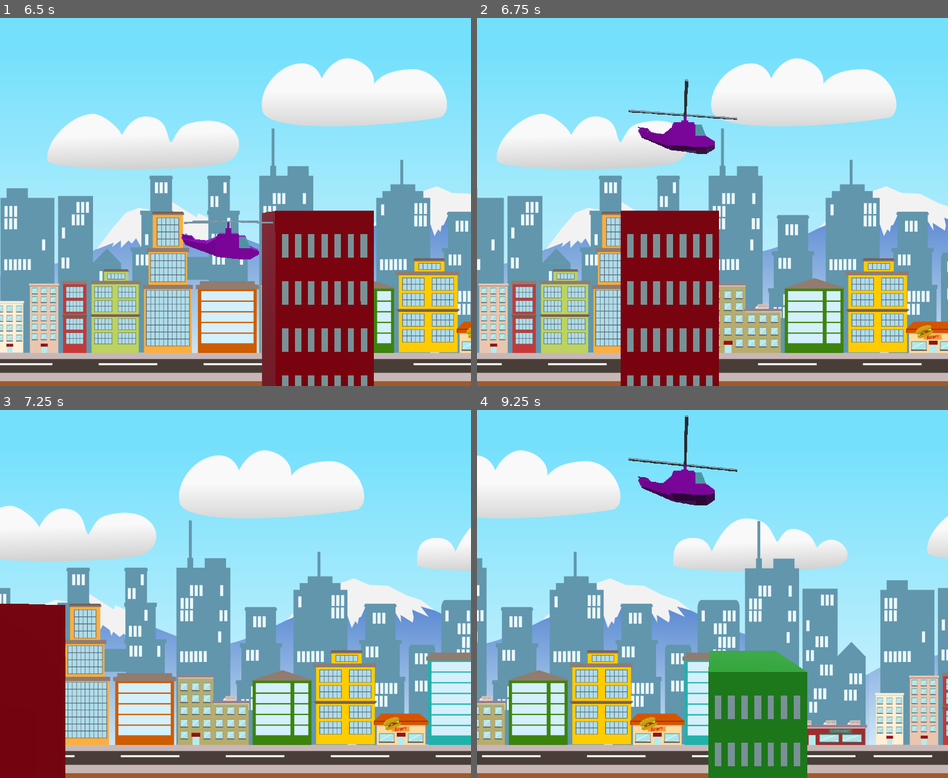
Above: before the commit, frames 1-4 (two rows, left to right).
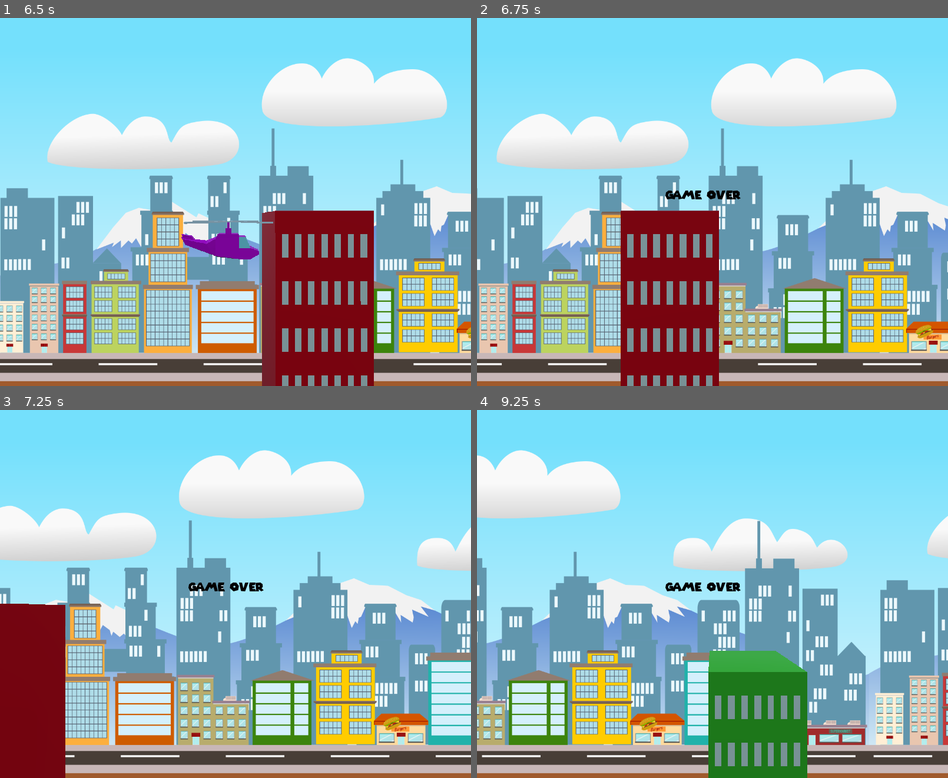
Above: after the commit, the same moments.

Repository: yeoji/games50-godot
Game: Godot game, scene res://Background/Background.tscn
Two runs of this game, one before a commit and one after it. Both use one fixed random seed, a clock stepped at 60 frames per second and the inputs below.
Inputs:
- Up to frame 1 (6.5 s): hold Up (ui_up) 0.53-1.28 s; hold Down (ui_down) 1.28-2.03 s; hold Up (ui_up) 2.03-3.53 s; hold Down (ui_down) 3.53-5.78 s; hold Up (ui_up) from 5.78 s (still down)
- Up to frame 2 (6.75 s): keep holding Up (ui_up)
- Up to frame 3 (7.25 s): keep holding Up (ui_up)
- Up to frame 4 (9.25 s): release Up (ui_up) at 8.03 s; hold Down (ui_down) from 8.03 s (still down)

Frame 1 is identical in both runs. In frame 2, 1.4% of the frame differs, in the area x 32-56%, y 16-50%; in frame 3, 0.3%; in frame 4, 1.5%, in the area x 32-56%, y 1-50%.

Commit message:
Detect collisions with skyscraper

Diff:
--- /dev/null
+++ b/Helicopter 3D/Assets/Fonts/SuperMario256.tres
@@ -0,0 +1,7 @@
+[gd_resource type="DynamicFont" load_steps=2 format=2]
+
+[ext_resource path="res://Assets/Fonts/SuperMario256.ttf" type="DynamicFontData" id=1]
+
+[resource]
+size = 32
+font_data = ExtResource( 1 )
--- a/Helicopter 3D/Game/Game.tscn
+++ b/Helicopter 3D/Game/Game.tscn
@@ -1,7 +1,8 @@
-[gd_scene load_steps=3 format=2]
+[gd_scene load_steps=4 format=2]
 
 [ext_resource path="res://Game/Helicopter.tscn" type="PackedScene" id=1]
 [ext_resource path="res://Game/Scripts/ObjectPool.gd" type="Script" id=2]
+[ext_resource path="res://Assets/Fonts/SuperMario256.tres" type="DynamicFont" id=3]
 
 [node name="Game" type="Spatial"]
 
@@ -18,3 +19,18 @@
 paths = [ "res://Game/GreenSkyscraper.tscn", "res://Game/YellowSkyscraper.tscn", "res://Game/RedSkyscraper.tscn" ]
 min_y = -10.0
 max_y = -5.0
+
+[node name="GameOver" type="RichTextLabel" parent="."]
+visible = false
+margin_left = 511.812
+margin_top = 469.265
+margin_right = 724.812
+margin_bottom = 514.265
+custom_fonts/normal_font = ExtResource( 3 )
+custom_colors/default_color = Color( 0, 0, 0, 1 )
+text = "GAME OVER"
+fit_content_height = true
+scroll_active = false
+__meta__ = {
+"_edit_use_anchors_": false
+}
--- a/Helicopter 3D/Game/GreenSkyscraper.tscn
+++ b/Helicopter 3D/Game/GreenSkyscraper.tscn
@@ -45,9 +45,9 @@
 }
 
 [sub_resource type="BoxShape" id=2]
-extents = Vector3( 1.83992, 7.14573, 2.16946 )
+extents = Vector3( 1.9436, 7.14573, 2.16946 )
 
-[node name="Skyscraper" type="StaticBody"]
+[node name="Skyscraper" type="Area"]
 script = ExtResource( 4 )
 
 [node name="Green" type="MeshInstance" parent="."]
@@ -60,3 +60,4 @@
 [node name="Collision" type="CollisionShape" parent="."]
 transform = Transform( 0.999985, 0, -0.00541049, 0, 1, 0, 0.00541049, 0, 0.999985, -0.0970953, 5.24861, 0.0478725 )
 shape = SubResource( 2 )
+[connection signal="body_entered" from="." to="." method="_on_body_entered"]
--- a/Helicopter 3D/Game/Helicopter.tscn
+++ b/Helicopter 3D/Game/Helicopter.tscn
@@ -33,7 +33,7 @@
 }
 
 [sub_resource type="BoxShape" id=2]
-extents = Vector3( 1, 1.09838, 3.51905 )
+extents = Vector3( 1, 1.09838, 3.64577 )
 
 [sub_resource type="ArrayMesh" id=3]
 surfaces/0 = {
--- a/Helicopter 3D/Game/RedSkyscraper.tscn
+++ b/Helicopter 3D/Game/RedSkyscraper.tscn
@@ -45,9 +45,9 @@
 }
 
 [sub_resource type="BoxShape" id=2]
-extents = Vector3( 1.87962, 7.07394, 2.03947 )
+extents = Vector3( 1.95195, 7.11885, 2.03947 )
 
-[node name="Skyscraper" type="StaticBody"]
+[node name="Skyscraper" type="Area"]
 script = ExtResource( 4 )
 
 [node name="Red" type="MeshInstance" parent="."]
@@ -60,3 +60,4 @@
 [node name="Collision" type="CollisionShape" parent="."]
 transform = Transform( 0.999988, 0, -0.00499162, 0, 1, 0, 0.00499162, 0, 0.999988, -0.097, 5.249, 0.048 )
 shape = SubResource( 2 )
+[connection signal="body_entered" from="." to="." method="_on_body_entered"]
--- a/Helicopter 3D/Game/Scripts/ScrollingObstacle.gd
+++ b/Helicopter 3D/Game/Scripts/ScrollingObstacle.gd
@@ -13,3 +13,10 @@
 
 func reset() -> void:
 	current_velocity = 0
+
+func _on_body_entered(body: Node):
+	if body.name == "Helicopter":
+		var game_over_text: RichTextLabel = get_parent().get_node("GameOver")
+		game_over_text.show()
+
+		body.queue_free()
--- a/Helicopter 3D/Game/YellowSkyscraper.tscn
+++ b/Helicopter 3D/Game/YellowSkyscraper.tscn
@@ -45,9 +45,9 @@
 }
 
 [sub_resource type="BoxShape" id=2]
-extents = Vector3( 1.9335, 7.12472, 1.93851 )
+extents = Vector3( 2.00883, 7.12472, 1.93851 )
 
-[node name="Skyscraper" type="StaticBody"]
+[node name="Skyscraper" type="Area"]
 script = ExtResource( 4 )
 
 [node name="Yellow" type="MeshInstance" parent="."]
@@ -60,3 +60,4 @@
 [node name="Collision" type="CollisionShape" parent="."]
 transform = Transform( 1, 0, -0.005, 0, 1, 0, 0.005, 0, 1, -0.097, 5.249, 0.048 )
 shape = SubResource( 2 )
+[connection signal="body_entered" from="." to="." method="_on_body_entered"]
Binary file added: Helicopter 3D/Assets/Fonts/SuperMario256.ttf
Binary file added: Helicopter 3D/Game/SuperMario256.ttf
Not shown, changed: .gitignore
